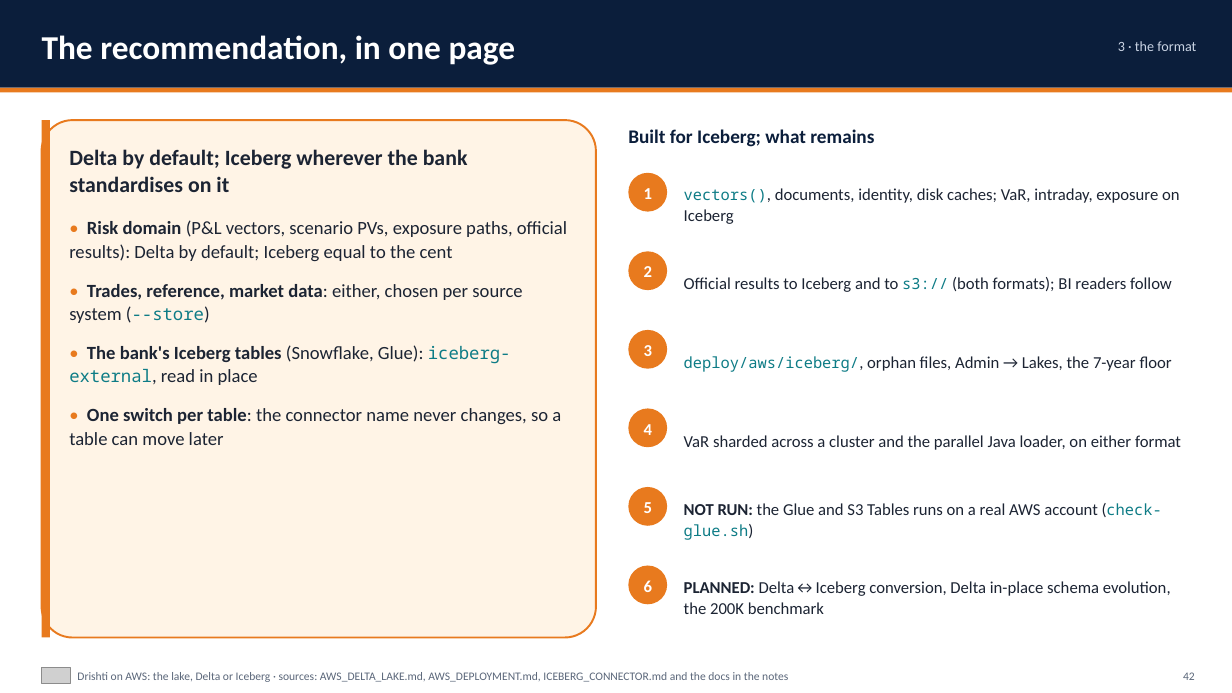
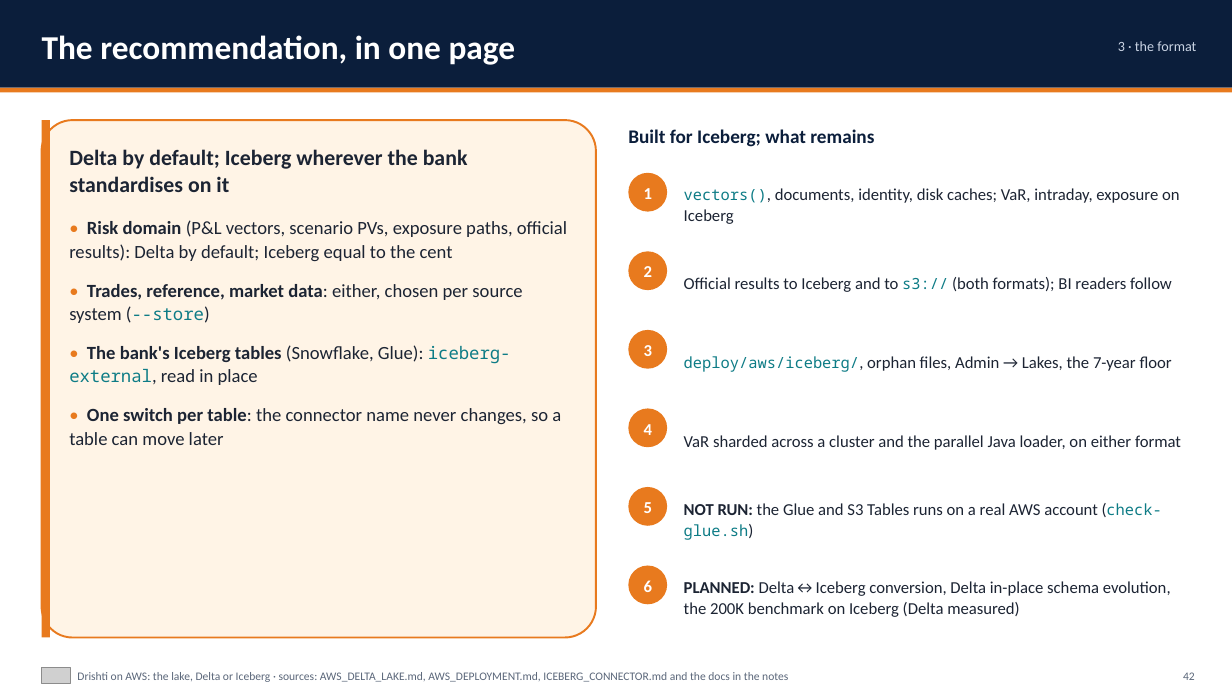
Before and after one commit to ajsinha/drishti, a slide deck: slide 42 of docs/publications/Drishti-on-AWS.pptx. Drawn at 1232x693 pixels with LibreOffice and Linux fonts; fonts in the diff are those of the drawing; grey boxes stand for pictures. Boxes give left, top, right and bottom in pixels: in the first picture for what was removed or moved away, otherwise in the second. Text is boxed around its words. In the diff, an @@ line names an element or a change of style, - is before the commit and + after.

Commit message:
Drill: stop at once when the console environment is missing (a new worktree), naming the remedy; decks: hot-dates 10 (least recently used first, under a byte safety net), the 200K and 1M benchmarks measured on Delta (Iceberg at that scale planned), the VaR Playground no longer listed as planned

```diff
--- a/docs/publications/Drishti-on-AWS.pptx
+++ b/docs/publications/Drishti-on-AWS.pptx
@@ text at <box>684,581,1171,617</box>: text changed @@
-PLANNED: Delta↔Iceberg conversion, Delta in-place schema evolution, the 200K benchmark
+PLANNED: Delta↔Iceberg conversion, Delta in-place schema evolution, the 200K benchmark on Iceberg (Delta measured)
```
Also in this commit, not shown: 3 other slides changed, 2 other files.
